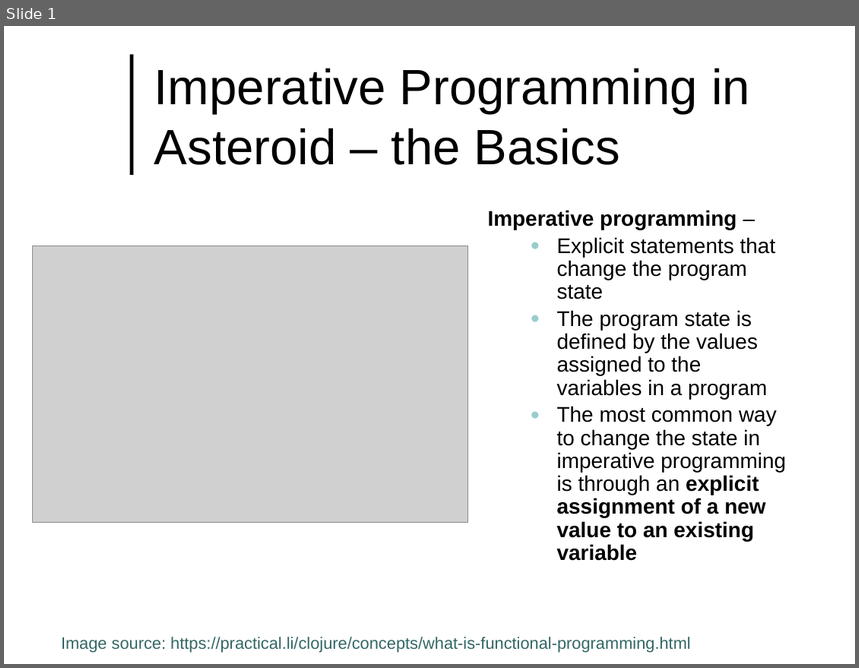
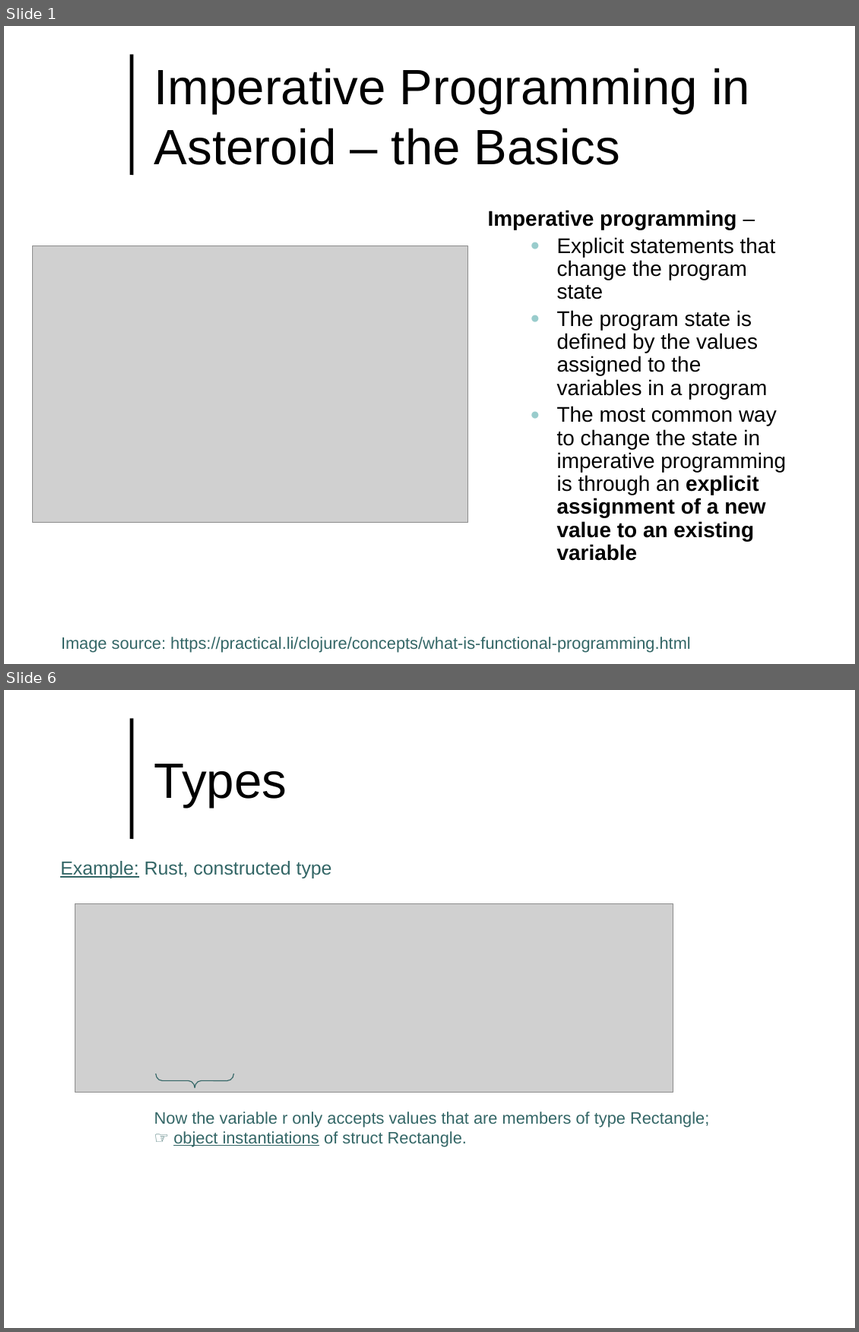
Before and after one commit to lutzhamel/CSC493, a slide deck: notes/csc493-ln002.pptx. Shown one above the other, each under a label of ours: slide 1 before the commit, slides 1 and 6 after it; the slides between them are not shown. The pictures are 859x668 and 859x1332 pixels, drawn with LibreOffice and Linux fonts; fonts in the diff are those of the drawing; grey boxes stand for pictures; background and template pictures are left out. Boxes give left, top, right and bottom in pixels: in the first picture for what was removed or moved away, otherwise in the second. Text is boxed around its words. In the diff, an @@ line names an element or a change of style, - is before the commit and + after.

```diff
--- a/notes/csc493-ln002.pptx
+++ b/notes/csc493-ln002.pptx
@@ slide 6 added at (4, 690, 855, 1328), background #FFFFFF; not listed: 1 template element that a slide beside it also shows @@
@@ title added at (154, 764, 287, 808), 42 pt, text #000000 @@
+Types
@@ text added at (60, 861, 332, 878), 16 pt, text #336666 @@
+Example: Rust, constructed type
@@ picture added at (75, 904, 673, 1093) @@
@@ right brace added at (156, 1074, 234, 1088), outline #336666 0.75 pt @@
@@ text added at (154, 1112, 709, 1148), 14 pt, text #336666 @@
+Now the variable r only accepts values that are members of type Rectangle;
+☞ object instantiations of struct Rectangle.
```
Also in this commit, not shown: 4 slides changed, 17 other slides added, 1 slide removed, 15 other files.
